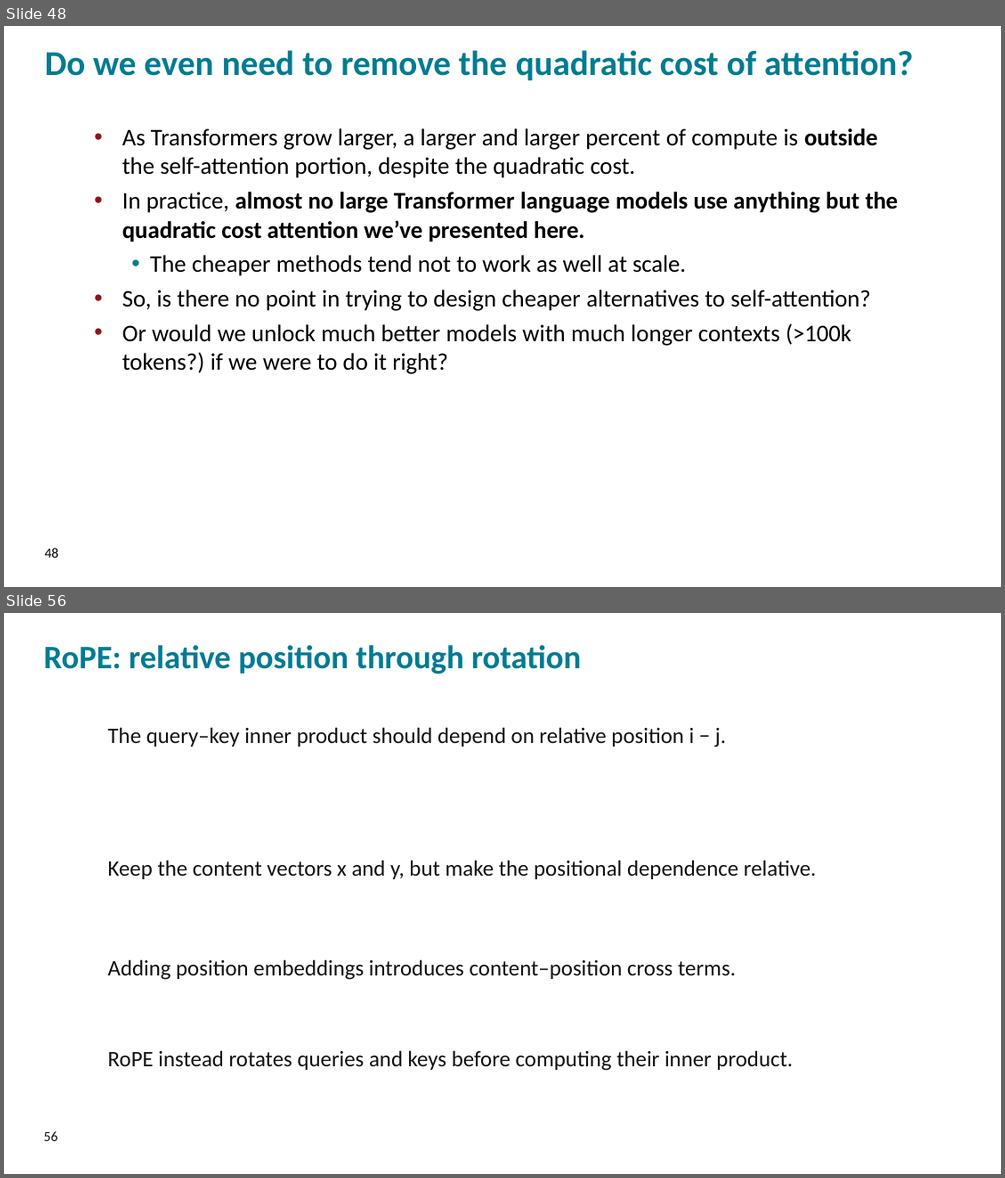
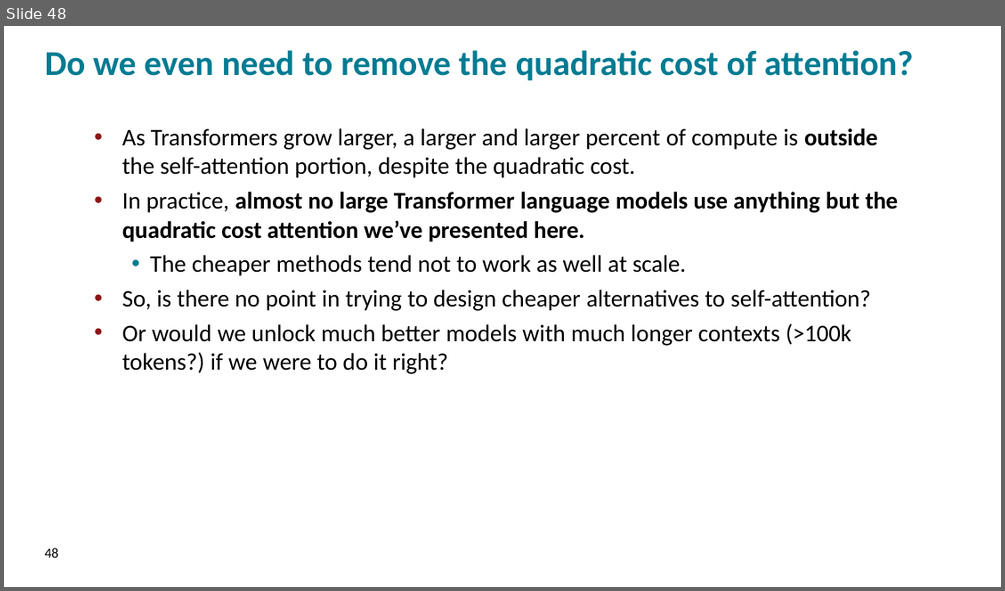
Before and after one commit to FMIPPC/lectures, a slide deck: lecture_03.pptx. Shown one above the other, each under a label of ours: slides 48 and 56 before the commit, slide 48 after it; the slides between them are not shown. The pictures are 1005x1178 and 1005x591 pixels, drawn with LibreOffice and Linux fonts; fonts in the diff are those of the drawing; background and template pictures are left out. Boxes give left, top, right and bottom in pixels: in the first picture for what was removed or moved away, otherwise in the second. Text is boxed around its words. In the diff, an @@ line names an element or a change of style, - is before the commit and + after.

```diff
--- a/lecture_03.pptx
+++ b/lecture_03.pptx
@@ slide 56 removed at [4, 613, 1001, 1174], background picture (left out) @@
@@ text removed at [44, 645, 581, 674] @@
-RoPE: relative position through rotation
@@ text removed at [108, 727, 726, 747] @@
-The query–key inner product should depend on relative position i − j.
@@ text removed at [108, 860, 817, 879] @@
-Keep the content vectors x and y, but make the positional dependence relative.
@@ text removed at [108, 959, 736, 980] @@
-Adding position embeddings introduces content–position cross terms.
@@ text removed at [108, 1050, 793, 1070] @@
-RoPE instead rotates queries and keys before computing their inner product.
@@ text removed at [44, 1131, 58, 1141] @@
-56
```
Also in this commit, not shown: 27 other slides removed, 4 other files.
